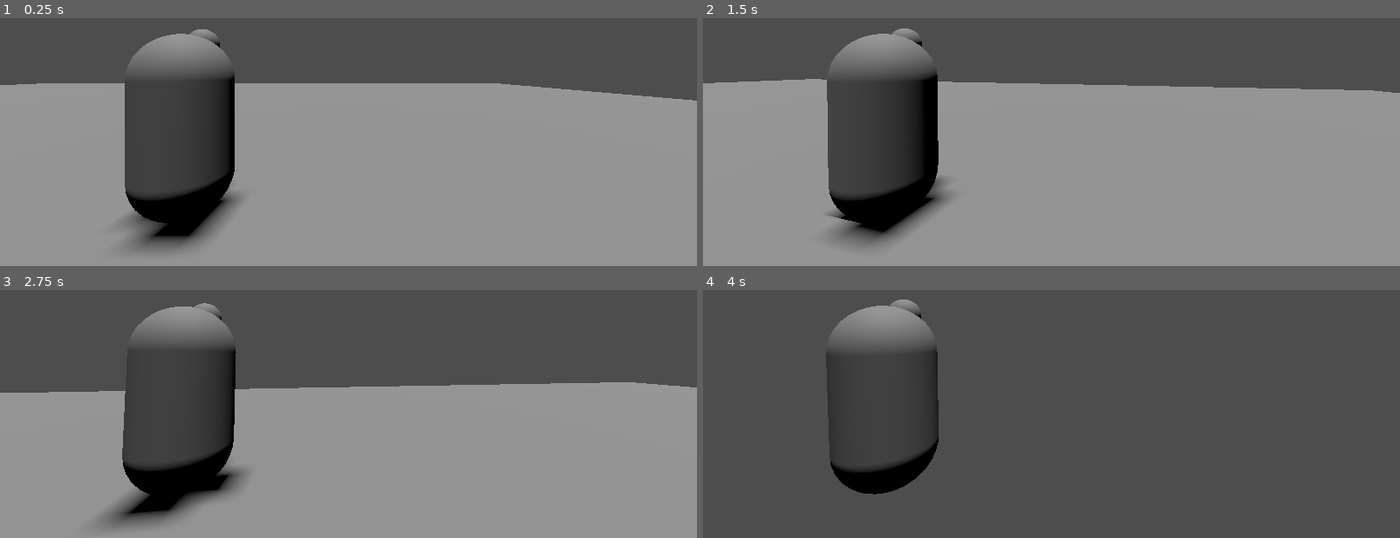
Above: before the commit, frames 1-4 (two rows, left to right).
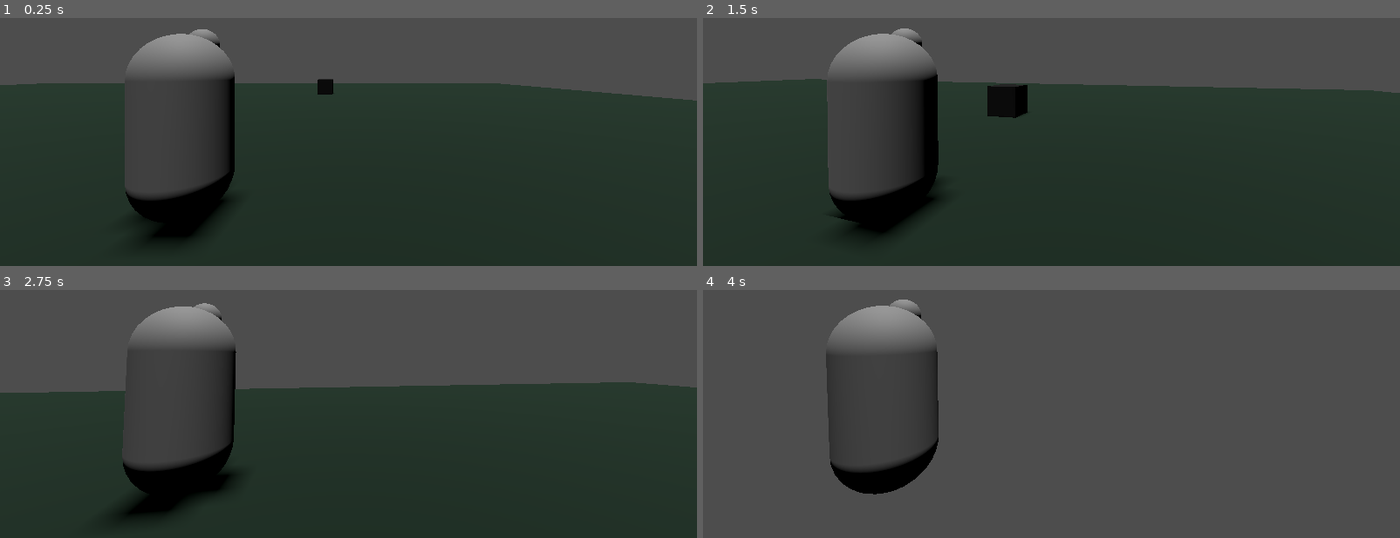
Above: after the commit, the same moments.

Repository: laymard/shroomjam2025
Game: Godot game, scene res://GameData/Level/L_Gym.tscn
Two runs of this game, one before a commit and one after it. Both use one fixed random seed, a clock stepped at 60 frames per second and the inputs below.
Inputs (mouse positions are in pixels of both pictures, inside the frame that each line leads up to):
- Up to frame 1 (0.25 s): no input
- Up to frame 2 (1.5 s): tap Enter at 0.5 s; move the mouse to (1086, 70) at 0.52 s; hold W (move_forward) from 0.53 s (still down); tap Space (jump) at 0.77 s; move the mouse to (1016, 72) at 1.27 s
- Up to frame 3 (2.75 s): keep holding W (move_forward); tap Space (jump) at 1.52 s; move the mouse to (362, 334) at 2.02 s
- Up to frame 4 (4 s): keep holding W (move_forward); move the mouse to (1044, 349) at 2.77 s; tap Space (jump) at 3.02, 3.77 s; move the mouse to (1100, 347) at 3.52 s

The runs differ from the first frame. In frame 1, 64% of the frame differs, in the area x 0-100%, y 24-100%; in frame 2, 65%; in frame 3, 54%; in frame 4, nothing differs.

Commit message:
feat : user can collect tv

Diff:
--- /dev/null
+++ b/Art/Material/TV_Material.tres
@@ -0,0 +1,4 @@
+[gd_resource type="StandardMaterial3D" format=3 uid="uid://cgw4caukklhar"]
+
+[resource]
+albedo_color = Color(0, 0, 0, 1)
--- /dev/null
+++ b/GameData/Character/CollectorComponent.gd
@@ -0,0 +1,17 @@
+class_name CollectorComponent
+extends Node
+
+# Called when the node enters the scene tree for the first time.
+func _ready() -> void:
+	pass # Replace with function body.
+
+
+func _on_collector_shape_area_shape_entered(area_rid: RID, area: Area3D, area_shape_index: int, local_shape_index: int) -> void:
+	var parentNodeCollected = area.get_parent_node_3d()
+	if parentNodeCollected is GMCanonTV:
+		%InventoryComponent.add_tv(1)
+		parentNodeCollected.queue_free()
+	if parentNodeCollected is GMVHS:
+		%InventoryComponent.add_vhs(1)
+		queue_free()
+	pass
--- a/GameData/Character/Player.tscn
+++ b/GameData/Character/Player.tscn
@@ -1,12 +1,16 @@
-[gd_scene load_steps=5 format=3 uid="uid://c8xxkqobu0ogu"]
+[gd_scene load_steps=8 format=3 uid="uid://c8xxkqobu0ogu"]
 
 [ext_resource type="Script" uid="uid://bfsvc8dkv4ao4" path="res://GameData/Character/player.gd" id="1_gx07i"]
+[ext_resource type="Script" uid="uid://dondj6xq4dm0k" path="res://GameData/Character/CollectorComponent.gd" id="2_avqrs"]
+[ext_resource type="Script" uid="uid://6n743851imtp" path="res://GameData/Character/inventory_component.gd" id="3_uosy3"]
 
 [sub_resource type="CapsuleShape3D" id="CapsuleShape3D_6cfa4"]
 
 [sub_resource type="CapsuleMesh" id="CapsuleMesh_6cfa4"]
 
 [sub_resource type="SphereMesh" id="SphereMesh_6cfa4"]
+
+[sub_resource type="SphereShape3D" id="SphereShape3D_avqrs"]
 
 [node name="Player" type="CharacterBody3D"]
 script = ExtResource("1_gx07i")
@@ -35,3 +39,20 @@
 [node name="Camera3D" type="Camera3D" parent="CameraPivot_rotateY/CameraPivot_rotateX"]
 unique_name_in_owner = true
 transform = Transform3D(-1, 0, -8.742278e-08, 0, 1, 0, 8.742278e-08, 0, -1, 0, 0.6, -2.805)
+
+[node name="Component" type="Node" parent="."]
+
+[node name="CollectorComponent" type="Node" parent="Component"]
+unique_name_in_owner = true
+script = ExtResource("2_avqrs")
+
+[node name="InventoryComponent" type="Node" parent="Component"]
+unique_name_in_owner = true
+script = ExtResource("3_uosy3")
+
+[node name="CollectorShape" type="Area3D" parent="."]
+
+[node name="CollisionShape3D" type="CollisionShape3D" parent="CollectorShape"]
+shape = SubResource("SphereShape3D_avqrs")
+
+[connection signal="area_shape_entered" from="CollectorShape" to="Component/CollectorComponent" method="_on_collector_shape_area_shape_entered"]
--- /dev/null
+++ b/GameData/Character/inventory_component.gd
@@ -0,0 +1,19 @@
+class_name GMInventoryComponent
+extends Node
+
+var _tvCount:int = 0
+var _vhsCount:int = 0
+
+# Called when the node enters the scene tree for the first time.
+func _ready() -> void:
+	pass # Replace with function body.
+
+# Called every frame. 'delta' is the elapsed time since the previous frame.
+func _process(delta: float) -> void:
+	pass
+
+func add_tv(tvToAdd:int) -> void:
+	_tvCount += tvToAdd
+
+func add_vhs(vhsToAdd:int) -> void:
+	_vhsCount += vhsToAdd
--- a/GameData/Character/player.gd
+++ b/GameData/Character/player.gd
@@ -1,3 +1,4 @@
+class_name GMPlayer
 extends CharacterBody3D
 
 # How fast the player moves in meters per second.
@@ -24,8 +25,7 @@
 		var angle:float = %CameraPivot_rotateX.basis.get_euler().x
 		angle = clamp(angle, deg_to_rad(-90), deg_to_rad(90))
 		%CameraPivot_rotateX.rotation.x = angle
-		print("Camera rotation",%CameraPivot_rotateX.basis.get_euler())
-		#%CameraPivot_rotateX.transform.global_rotation.x = clampf($CameraPivot_rotateX.transform.global_rotation.x, -180,180)
+
 	if event.is_action_pressed("ui_cancel"):
 		Input.mouse_mode = Input.MOUSE_MODE_VISIBLE
 
@@ -71,3 +71,4 @@
 	# Moving the Character
 	velocity = target_velocity
 	move_and_slide()
+# Replace with function body.
--- a/GameData/Level/L_Gym.tscn
+++ b/GameData/Level/L_Gym.tscn
@@ -1,9 +1,14 @@
-[gd_scene load_steps=5 format=3 uid="uid://4r0noqn8d7ej"]
+[gd_scene load_steps=7 format=3 uid="uid://4r0noqn8d7ej"]
 
+[ext_resource type="PackedScene" uid="uid://di8en2gxssdll" path="res://GameData/LevelIngredient/CanonTV.tscn" id="1_0efhf"]
 [ext_resource type="PackedScene" uid="uid://c8xxkqobu0ogu" path="res://GameData/Character/Player.tscn" id="1_lmwx3"]
 [ext_resource type="PackedScene" uid="uid://buxe8scb2ktls" path="res://GameData/LevelIngredient/BaseProp.tscn" id="2_hc2lk"]
 
+[sub_resource type="StandardMaterial3D" id="StandardMaterial3D_hc2lk"]
+albedo_color = Color(0.03955078, 0.140625, 0.08377075, 1)
+
 [sub_resource type="BoxMesh" id="BoxMesh_70nuv"]
+material = SubResource("StandardMaterial3D_hc2lk")
 
 [sub_resource type="BoxShape3D" id="BoxShape3D_70nuv"]
 
@@ -32,3 +37,6 @@
 
 [node name="BaseProp2" parent="." instance=ExtResource("2_hc2lk")]
 transform = Transform3D(1, 0, 0, 0, 1, 0, 0, 0, 1, 11.79337, 1.499999, -7.386674)
+
+[node name="CanonTv" parent="." instance=ExtResource("1_0efhf")]
+transform = Transform3D(1.0000001, 0, 0, 0, 1, 0, 0, 0, 1, -8.1790905, 1.5, 4.9697614)
--- /dev/null
+++ b/GameData/LevelIngredient/CanonTV.tscn
@@ -0,0 +1,30 @@
+[gd_scene load_steps=6 format=3 uid="uid://di8en2gxssdll"]
+
+[ext_resource type="Script" uid="uid://d1dbwg5h7nrdu" path="res://GameData/LevelIngredient/canon_tv.gd" id="1_o3bc7"]
+[ext_resource type="Material" uid="uid://cgw4caukklhar" path="res://Art/Material/TV_Material.tres" id="1_xmj7p"]
+
+[sub_resource type="BoxMesh" id="BoxMesh_tp48g"]
+
+[sub_resource type="BoxShape3D" id="BoxShape3D_tp48g"]
+
+[sub_resource type="SphereShape3D" id="SphereShape3D_xmj7p"]
+radius = 1.971
+
+[node name="CanonTv" type="RigidBody3D"]
+disable_mode = 2
+can_sleep = false
+script = ExtResource("1_o3bc7")
+
+[node name="MeshInstance3D" type="MeshInstance3D" parent="."]
+mesh = SubResource("BoxMesh_tp48g")
+surface_material_override/0 = ExtResource("1_xmj7p")
+
+[node name="CollisionShape3D" type="CollisionShape3D" parent="."]
+shape = SubResource("BoxShape3D_tp48g")
+
+[node name="Area3D" type="Area3D" parent="."]
+
+[node name="CollisionShape3D" type="CollisionShape3D" parent="Area3D"]
+shape = SubResource("SphereShape3D_xmj7p")
+
+[connection signal="body_entered" from="Area3D" to="." method="_on_area_3d_body_entered"]
--- /dev/null
+++ b/GameData/LevelIngredient/GMVHS.gd
@@ -0,0 +1,12 @@
+class_name GMVHS
+extends Node
+
+
+# Called when the node enters the scene tree for the first time.
+func _ready() -> void:
+	pass # Replace with function body.
+
+
+# Called every frame. 'delta' is the elapsed time since the previous frame.
+func _process(delta: float) -> void:
+	pass
--- /dev/null
+++ b/GameData/LevelIngredient/canon_tv.gd
@@ -0,0 +1,12 @@
+class_name GMCanonTV
+extends RigidBody3D
+
+
+# Called when the node enters the scene tree for the first time.
+func _ready() -> void:
+	pass # Replace with function body.
+
+
+# Called every frame. 'delta' is the elapsed time since the previous frame.
+func _process(delta: float) -> void:
+	pass
Not shown, added: GameData/Character/CollectorComponent.gd.uid
Not shown, added: GameData/Character/inventory_component.gd.uid
Not shown, added: GameData/LevelIngredient/GMVHS.gd.uid
Not shown, added: GameData/LevelIngredient/canon_tv.gd.uid
